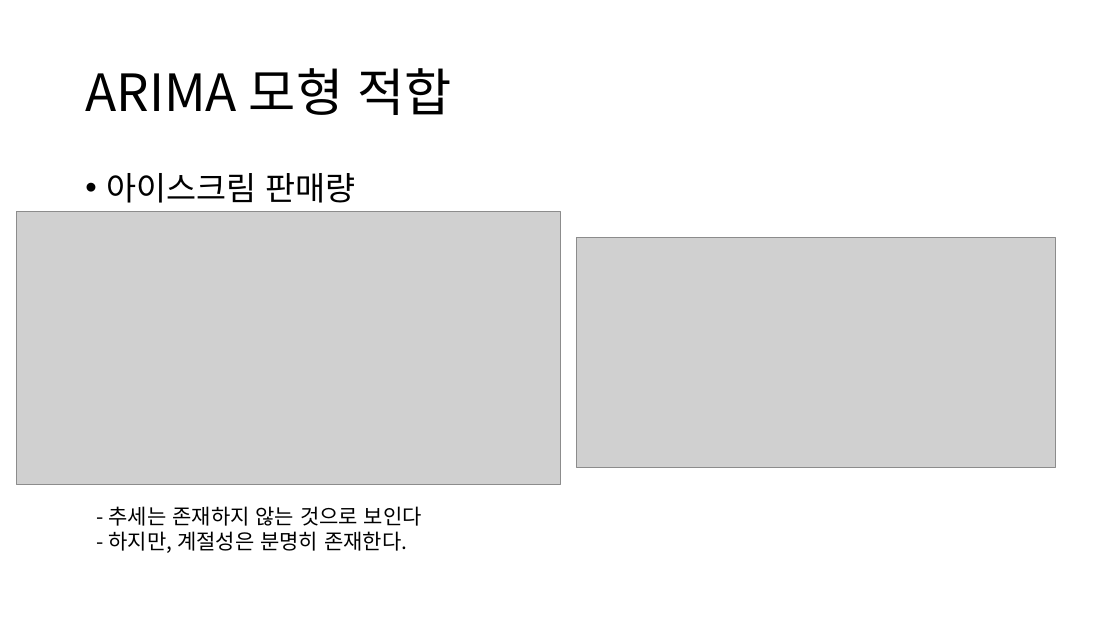
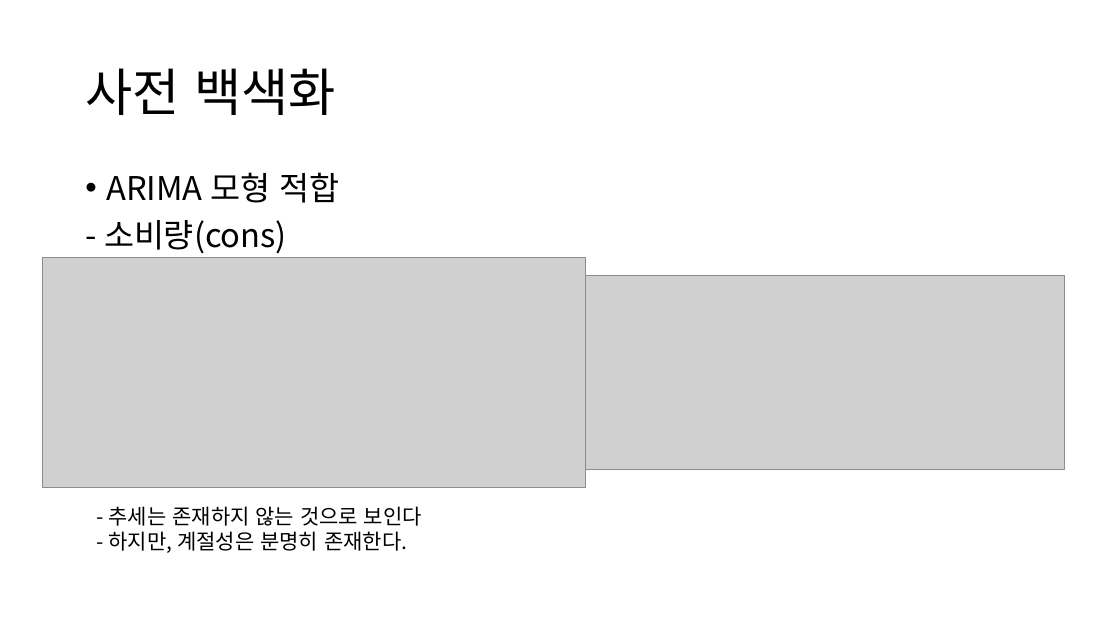
Before and after one commit to neverland251/MainProject, a slide deck: slide 6 of Project/DataMining/ARIMAX_Project/아이스크림 판매량 예측/아이스크림을 왜 먹을까.pptx. Drawn at 1120x630 pixels with LibreOffice and Linux fonts; fonts in the diff are those of the drawing; grey boxes stand for pictures. Boxes give left, top, right and bottom in pixels: in the first picture for what was removed or moved away, otherwise in the second. Text is boxed around its words. In the diff, an @@ line names an element or a change of style, - is before the commit and + after.

Commit message:
update ARIMAX

```diff
--- a/Project/DataMining/ARIMAX_Project/아이스크림 판매량 예측/아이스크림을 왜 먹을까.pptx
+++ b/Project/DataMining/ARIMAX_Project/아이스크림 판매량 예측/아이스크림을 왜 먹을까.pptx
@@ title at [85,68,336,115]: text changed @@
-ARIMA 모형 적합
+사전 백색화
@@ text at [104,172,339,253]: text changed @@
-• 아이스크림 판매량
+• ARIMA 모형 적합
+- 소비량(cons)
@@ picture: place and size @@
-picture at [17,212,560,485]
+picture at [42,257,586,487]
@@ picture: place and size @@
-picture at [577,238,1056,468]
+picture at [586,276,1065,470]
```
Also in this commit, not shown: 16 other slides changed, 1 other file.
